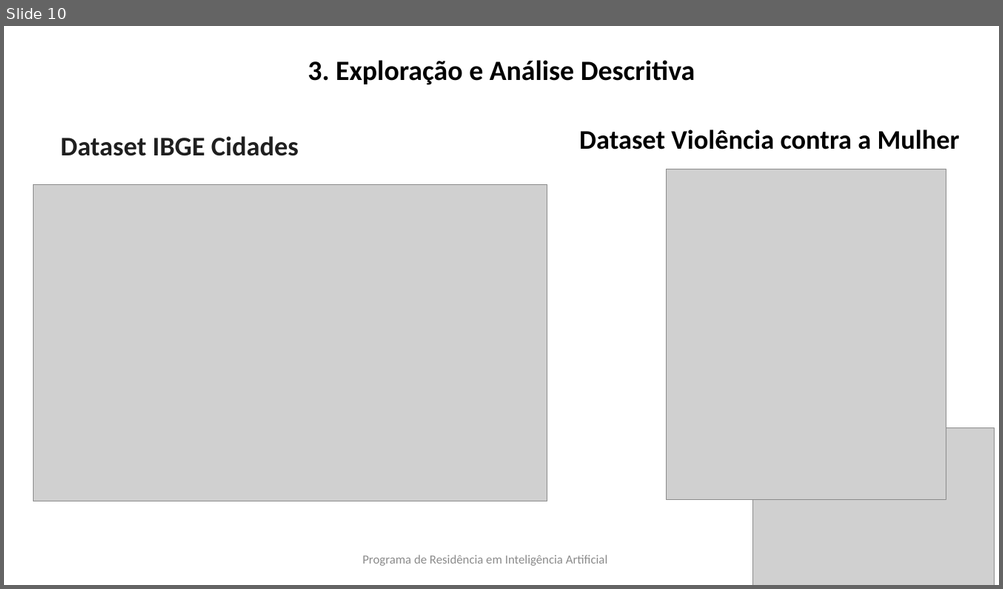
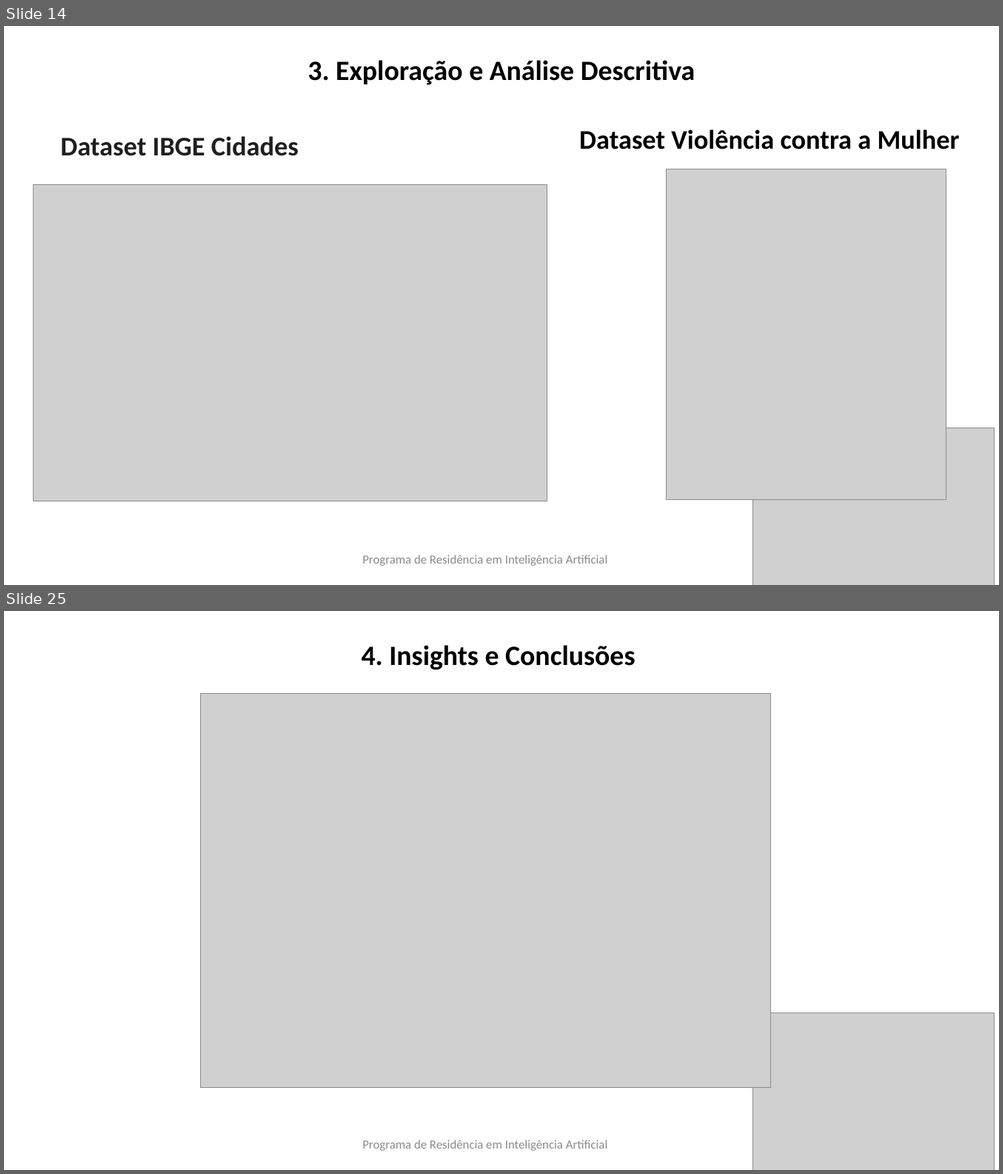
Before and after one commit to millercylindricalprojection/ATIVIDADE-AVALIATIVA-Big-Data-e-Minera-o-de-Dados, a slide deck: apresentacao e trabalhoDados/apresentacao.PPTX. Shown one above the other, each under a label of ours: slide 10 before the commit, slides 14 and 25 after it; the slides between them are not shown. The pictures are 1003x589 and 1003x1174 pixels, drawn with LibreOffice and Linux fonts; fonts in the diff are those of the drawing; grey boxes stand for pictures; background and template pictures are left out. Boxes give left, top, right and bottom in pixels: in the first picture for what was removed or moved away, otherwise in the second. Text is boxed around its words. In the diff, an @@ line names an element or a change of style, - is before the commit and + after.

```diff
--- a/apresentacao e trabalhoDados/apresentacao.PPTX
+++ b/apresentacao e trabalhoDados/apresentacao.PPTX
@@ slide 25 added at [4, 611, 999, 1170], background picture (left out) @@
@@ title added at [361, 645, 634, 670], 27 pt, text #000000, bold @@
+4. Insights e Conclusões
@@ picture added at [200, 693, 770, 1088] @@
@@ picture added at [753, 1014, 995, 1170] @@
@@ text added at [362, 1140, 608, 1151], 12 pt, text #8C8C8C @@
+Programa de Residência em Inteligência Artificial
@@ what was slide 10 is now slide 14 @@
```
Also in this commit, not shown: 9 slides changed, 15 other slides added.
